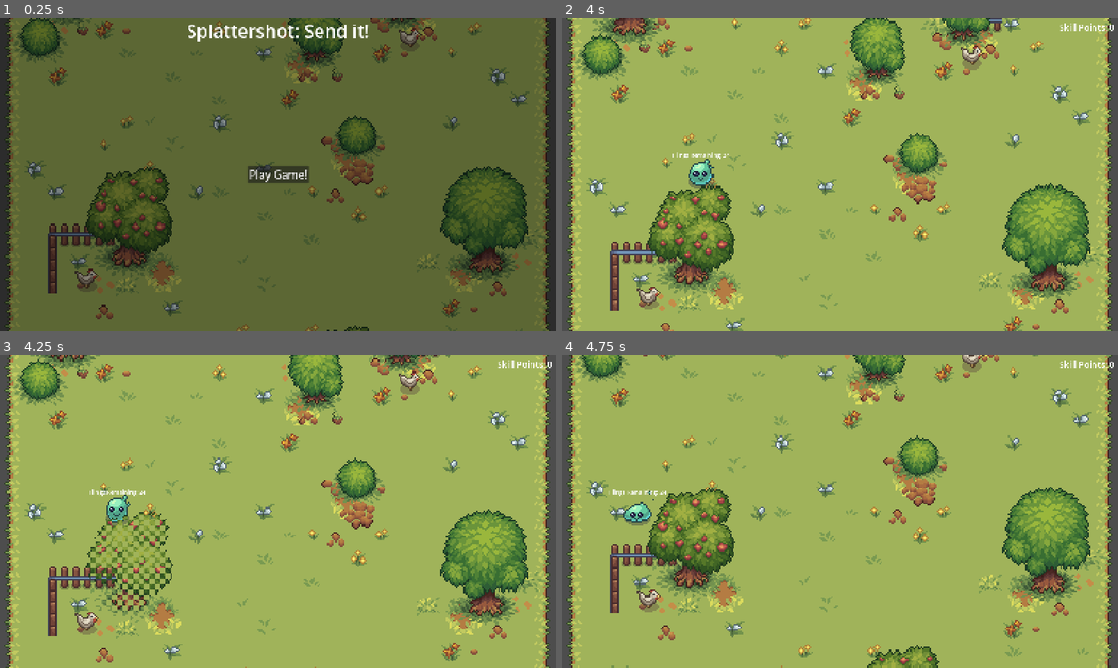
Above: before the commit, frames 1-4 (two rows, left to right).
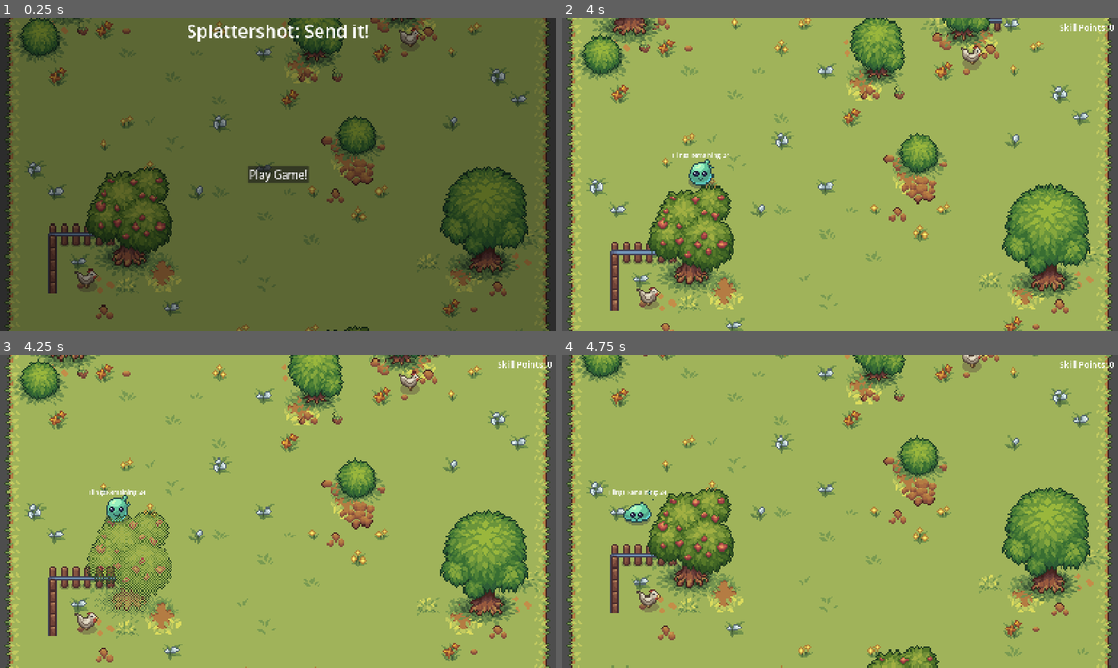
Above: after the commit, the same moments.

Repository: Auseawesome/HavenBounceBack
Game: Godot game, scene res://main.tscn
Same seed, same stepped clock (60 frames per second), same inputs: the game is played once before the commit and once after it.
Inputs (mouse positions are in pixels of both pictures, inside the frame that each line leads up to):
- Up to frame 1 (0.25 s): no input
- Up to frame 2 (4 s): click "Play Game!" at 0.5 s; click "Enter Level" at 1.25 s; drag from (840, 174) to (990, 93) at 2.02 s; drag from (728, 190) to (990, 80) at 2.77 s; move the mouse to (895, 105) at 3.52 s; click (895, 105) at 3.67 s
- Up to frame 3 (4.25 s): no input
- Up to frame 4 (4.75 s): drag from (812, 574) to (645, 574) at 4.27 s

Frames 1-2 are identical in both runs. In frame 3, 1.8% of the frame differs, in the area x 15-32%, y 49-85%; in frame 4, nothing differs.

Commit message:
Make translucent shader work on texture UV

Diff:
--- a/materials/translucent.gdshader
+++ b/materials/translucent.gdshader
@@ -5,8 +5,8 @@
 }
 
 void fragment() {
-	int x = int(FRAGCOORD.x / 4.0);
-	int y = int(FRAGCOORD.y / 4.0);
+	int x = int(UV.x / TEXTURE_PIXEL_SIZE.x);
+	int y = int(UV.y / TEXTURE_PIXEL_SIZE.y);
 
 	if ((x + y) % 2 == 0) {
 		COLOR = vec4(0.0);
